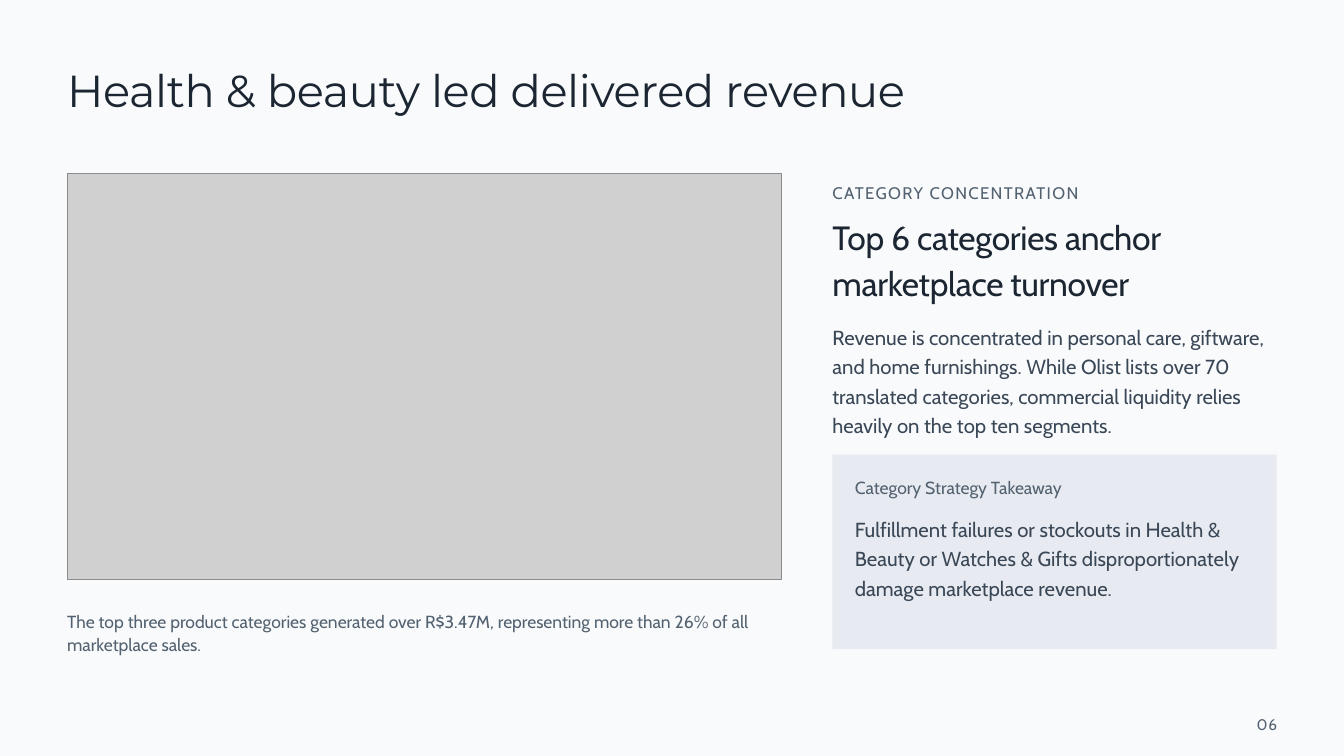
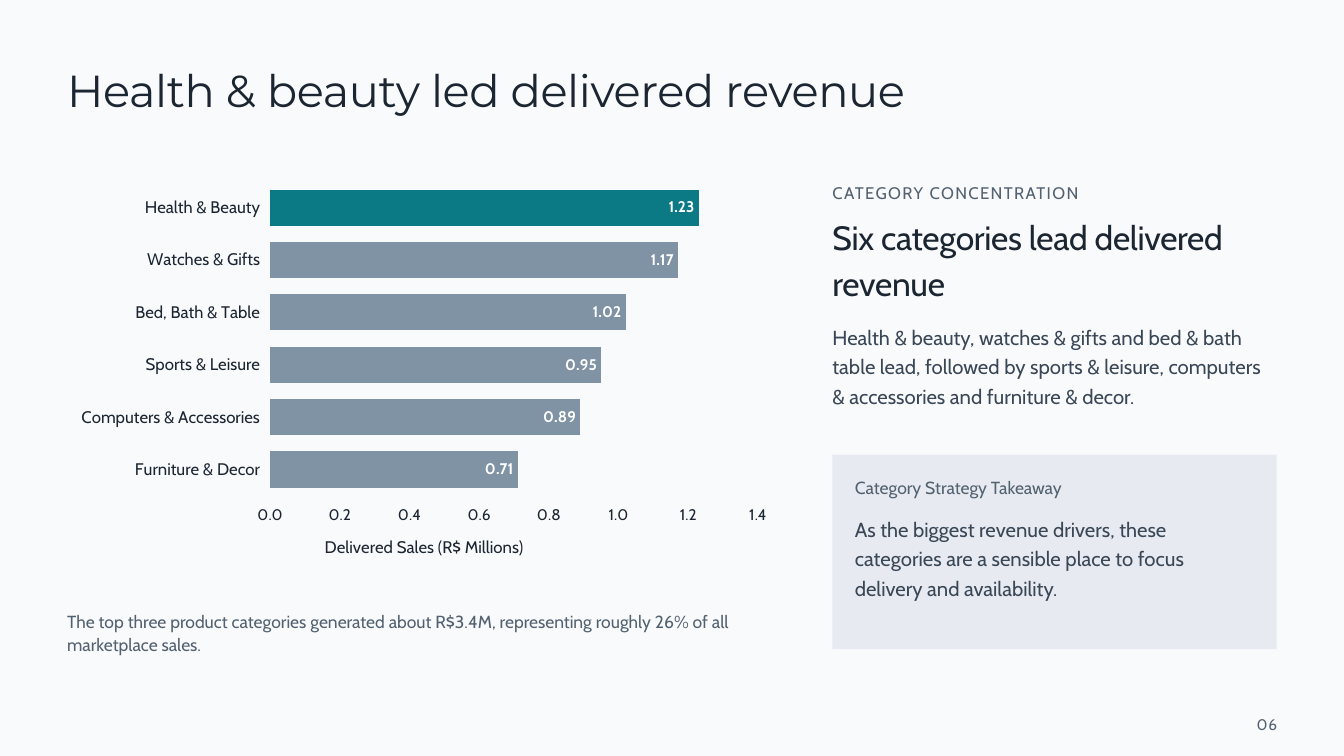
Before and after one commit to GurnoorSingh3/Olist_E-Commerce_Analysis, a slide deck: slide 6 of Olist-E-Commerce-Analysis.pptx. Drawn at 1344x756 pixels with LibreOffice and Linux fonts; fonts in the diff are those of the drawing; grey boxes stand for pictures; background and template pictures are left out. Boxes give left, top, right and bottom in pixels: in the first picture for what was removed or moved away, otherwise in the second. Text is boxed around its words. In the diff, an @@ line names an element or a change of style, - is before the commit and + after.

```diff
--- a/Olist-E-Commerce-Analysis.pptx
+++ b/Olist-E-Commerce-Analysis.pptx
@@ picture removed at [68, 173, 781, 580] @@
@@ bar chart added at [68, 173, 781, 580] @@
+categories: Furniture & Decor, Computers & Accessories, Sports & Leisure, Bed, Bath & Table, Watches & Gifts, Health & Beauty
+Series 1: 0.71, 0.89, 0.95, 1.02, 1.17, 1.23
@@ text at [832, 224, 1223, 297]: text changed @@
-Top 6 categories anchor marketplace turnover
+Six categories lead delivered revenue
@@ text at [832, 329, 1261, 404]: text changed @@
-Revenue is concentrated in personal care, giftware, and home furnishings. While Olist lists over 70 translated categories, commercial liquidity relies heavily on the top ten segments.
+Health & beauty, watches & gifts and bed & bath table lead, followed by sports & leisure, computers & accessories and furniture & decor.
@@ text at [855, 521, 1184, 601]: text changed @@
-Fulfillment failures or stockouts in Health & Beauty or Watches & Gifts disproportionately damage marketplace revenue.
+As the biggest revenue drivers, these categories are a sensible place to focus delivery and availability.
@@ text at [67, 615, 729, 655]: text changed @@
-The top three product categories generated over R$3.47M, representing more than 26% of all marketplace sales.
+The top three product categories generated about R$3.4M, representing roughly 26% of all marketplace sales.
```
Also in this commit, not shown: 7 other slides changed.
